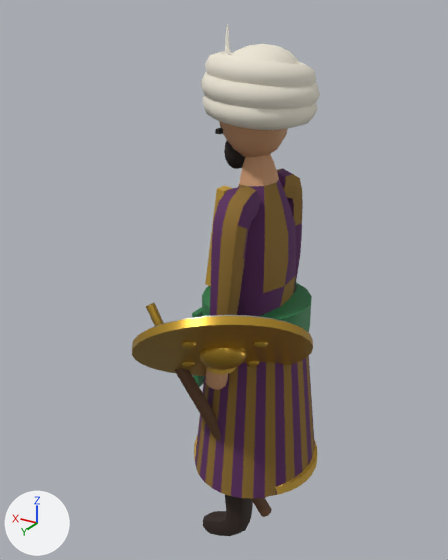
What one commit did to the glTF model models/era2/ozbek_qomondon.glb.
The view is the same before and after, from a camera (50 mm lens) standing at (-0.9, 1.737, 1.934) and looking at (0.096, 0.076, 1.104). Every picture has the same lights, and +X, +Y and +Z are marked at lower left. The first picture is the older version. Where no turn or scale is listed for an object, it has been applied to the vertices. Vertices at exactly the same position are counted once.

Script lines for the objects in view, before the commit:
```python
me_body = bpy.data.meshes.new('Body')
me_body.from_pydata(...)  # 2020 vertices, 3932 faces; spans x -0.24..0.29, y -0.29..0.3, z 0.01..1.9
me_body.materials.append(mat_skin)  # orange #c8956c
me_body.materials.append(mat_boots)  # brown #2e2018
me_body.materials.append(mat_trouser)  # dark grey #3a3530
me_body.materials.append(mat_stripe0__5a2a5e)  # dark purple #5a2a5e
me_body.materials.append(mat_stripe1__8a6a2a)  # brown #8a6a2a
me_body.materials.append(mat_eye)  # black #151515
me_body.materials.append(mat_beard)  # black #1e1712
me_body.materials.append(mat_turban)  # pale yellow #ece6d6
me_body.materials.append(mat_gold)  # yellow #c9a03a
me_body.materials.append(mat_ruby)  # red #b01020
me_body.materials.append(mat_plumew)  # white #f4f0e6
me_body.materials.append(mat_coattrim)  # yellow #c9a03a
me_body.materials.append(mat_leather)  # brown #5e4026
me_body.materials.append(mat_teamcolor)  # green #2f7d4a
me_shield = bpy.data.meshes.new('Shield')
me_shield.from_pydata(...)  # 366 vertices, 704 faces; spans x -0.264..0.261, y -0.227..0.232, z -0.213..0.208
# faces by material slot: [108, 596]
me_shield.materials.append(mat_metal)  # grey #9aa0a6
me_shield.materials.append(mat_gold)  # yellow #c9a03a
ob_body = bpy.data.objects.new('Body', me_body)
ob_body.location = (0.0, 0.0, 0.0)
ob_shield = bpy.data.objects.new('Shield', me_shield)
ob_shield.location = (-0.022, 0.282, 0.973)
```
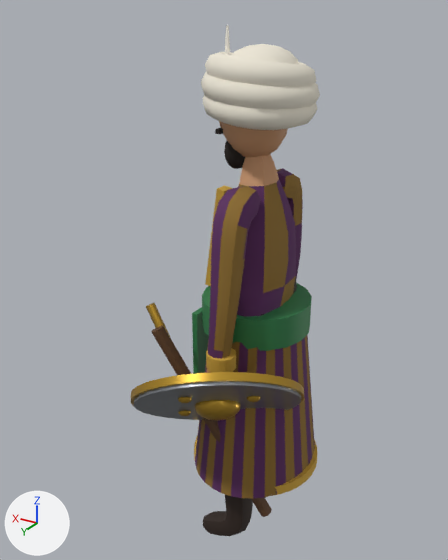
What changed in the scene script:
```text
Change me_shield:
    used by ob_shield; location = (-0.022, 0.282, 0.973)
    remove me_shield.from_pydata(...)  # 366 vertices, 704 faces; spans x -0.264..0.261, y -0.227..0.232, z -0.213..0.208
    add me_shield.from_pydata(...)  # 366 vertices, 704 faces; spans x -0.259..0.265, y -0.235..0.225, z -0.205..0.216
    me_shield part 1: the loose piece of 56 vertices spanning x -0.264..0.261, y -0.227..0.232, z -0.213..0.208 is moved by (0.005, -0.007, 0.008)
Change ob_shield:
    ob_shield.location: (-0.022, 0.282, 0.973) -> (-0.006, 0.288, 0.78)
```

Changed parts and their boxes [x1, y1, x2, y2] in the pictures (448 x 560 px; the box of a moved part takes in the faces that stretch with it):
'Shield', reshaped, moved (21% shorter): before [132, 315, 313, 376]; after [131, 372, 304, 420]
part 1 of me_shield, moved or reshaped: before [132, 316, 313, 376]; after [131, 372, 304, 406]
